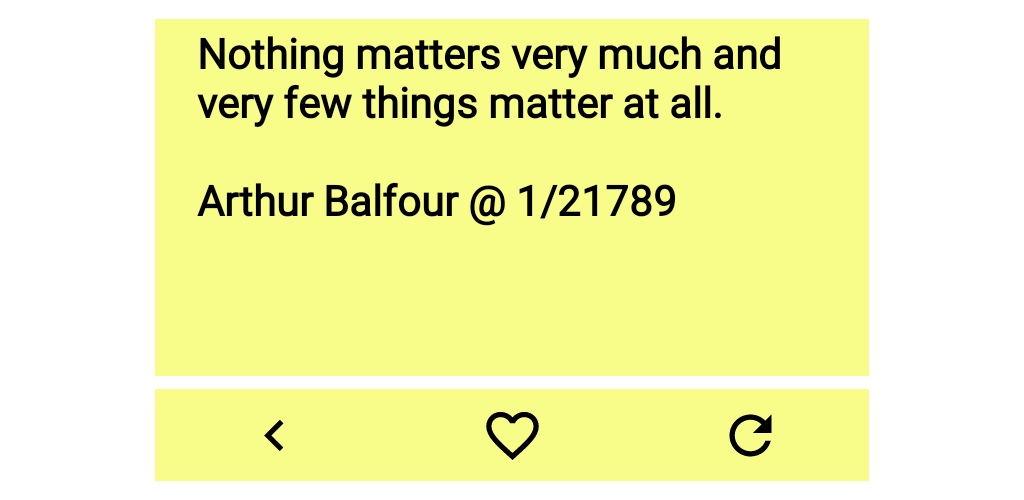
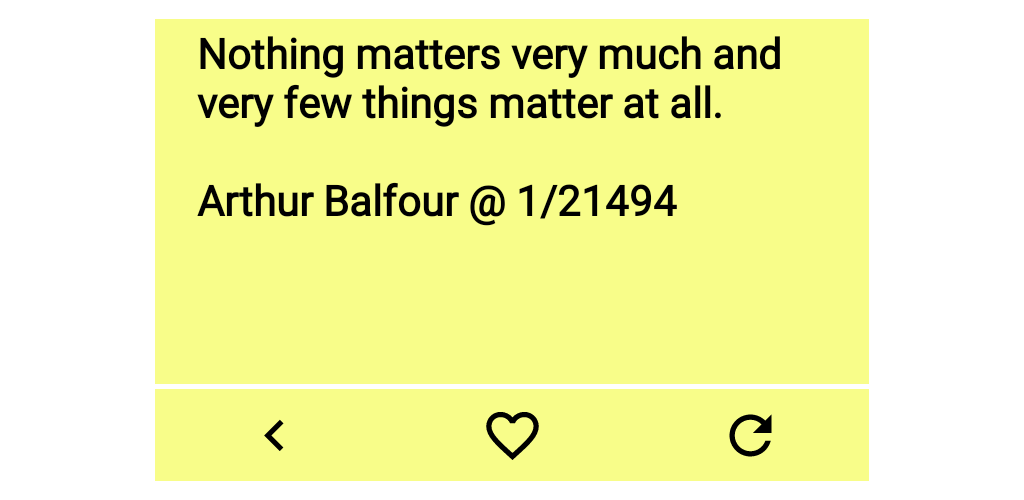
Comparing the layer stacks of the two 1024 × 500 images. Changes:
renamed "Quote__Unquote_ori_portrait.png #1" to "Quote__Unquote_ori_portrait.png", painted on it over [155, 184, 869, 384]
